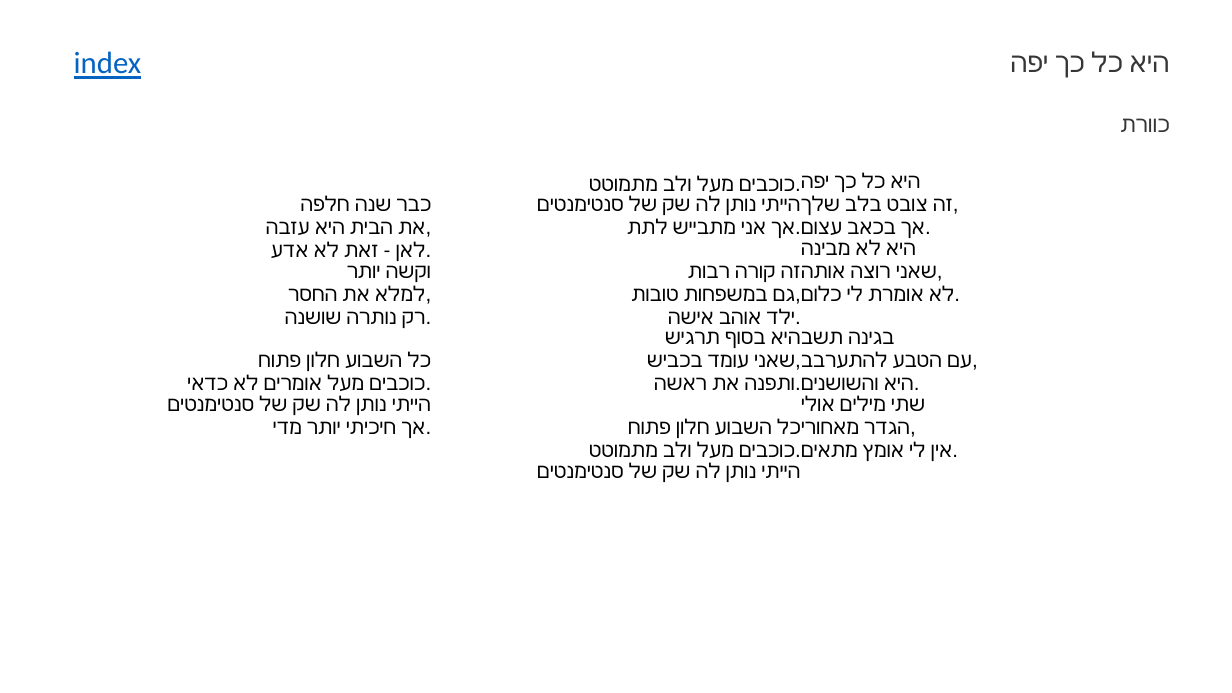
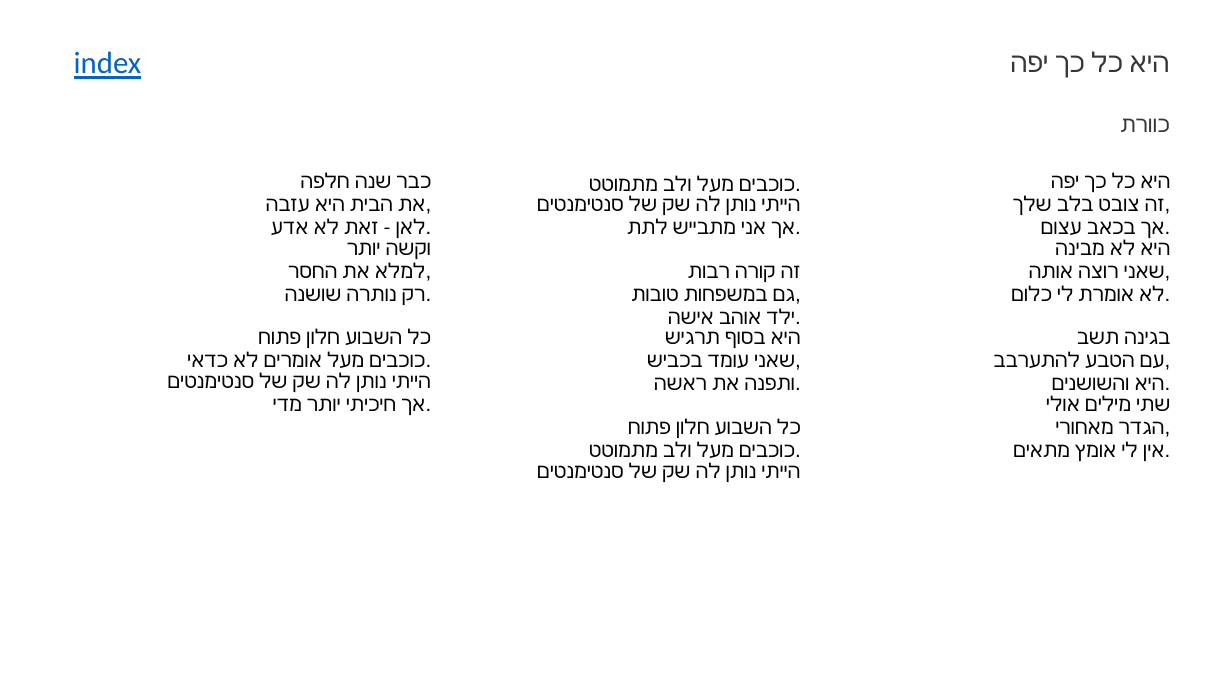
Before and after one commit to guypeled76/songs2slides, a slide deck: slide 17 of songs.pptx. Drawn at 1232x693 pixels with LibreOffice and Linux fonts; fonts in the diff are those of the drawing. Boxes give left, top, right and bottom in pixels: in the first picture for what was removed or moved away, otherwise in the second. Text is boxed around its words. In the diff, an @@ line names an element or a change of style, - is before the commit and + after.

```diff
--- a/songs.pptx
+++ b/songs.pptx
@@ table at [62,172,1170,665] @@
-row 1, column 3: היא כל כך יפה זה צובט בלב שלך, אך בכאב עצום. היא לא מבינה שאני רוצה אותה, לא אומרת לי כלום. בגינה תשב עם הטבע להתערבב, היא והשושנים. שתי מילים אולי הגדר מאחורי, אין לי אומץ מתאים.
+row 1, column 3: היא כל כך יפה / זה צובט בלב שלך, / אך בכאב עצום. / היא לא מבינה / שאני רוצה אותה, / לא אומרת לי כלום. / בגינה תשב / עם הטבע להתערבב, / היא והשושנים. / שתי מילים אולי / הגדר מאחורי, / אין לי אומץ מתאים.
```
Also in this commit, not shown: 17 other slides changed, 4 other files.
